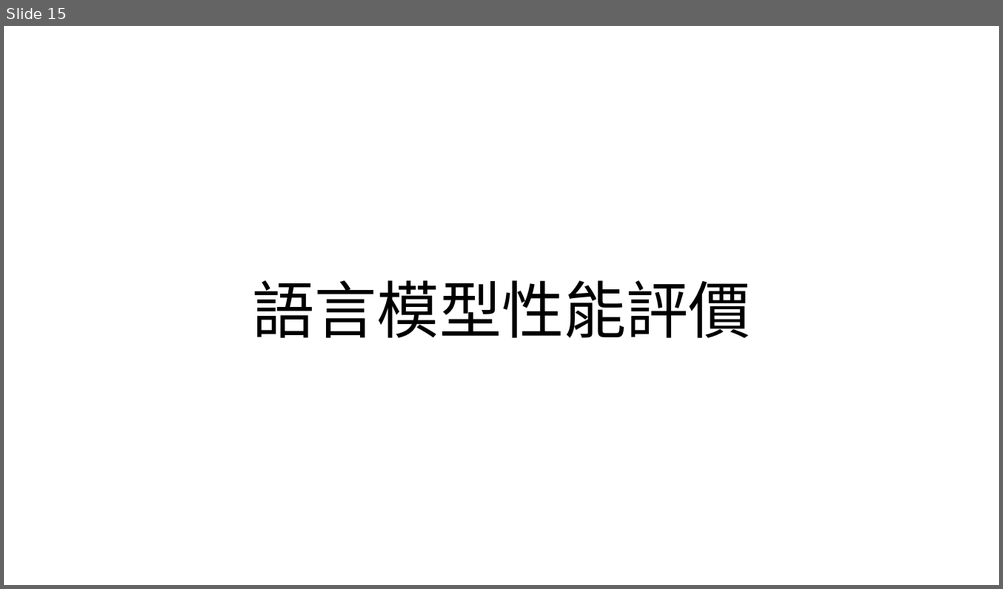
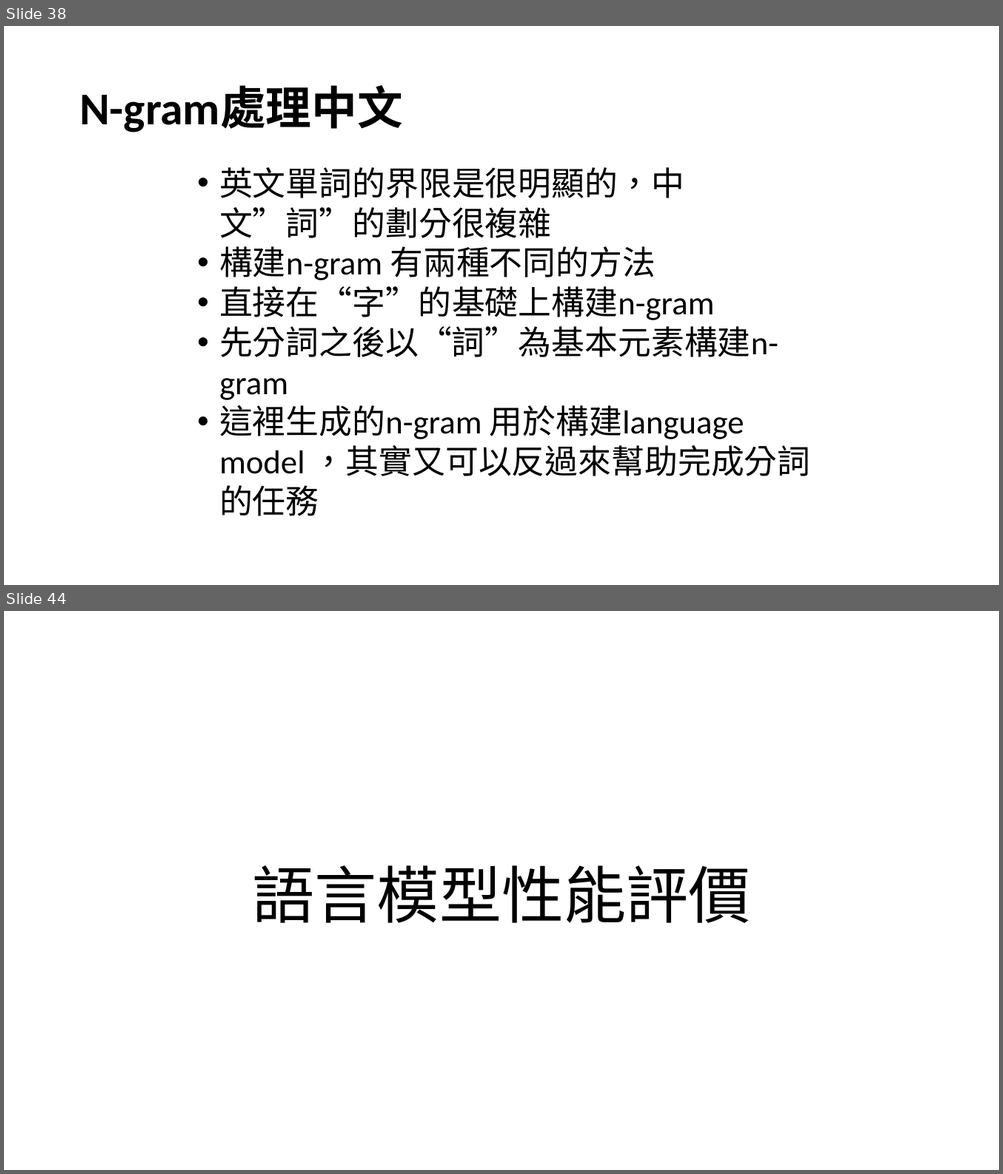
Before and after one commit to joshhu/nlp_must2022, a slide deck: lecture03.pptx. Shown one above the other, each under a label of ours: slide 15 before the commit, slides 38 and 44 after it; the slides between them are not shown. The pictures are 1003x589 and 1003x1174 pixels, drawn with LibreOffice and Linux fonts; fonts in the diff are those of the drawing. Boxes give left, top, right and bottom in pixels: in the first picture for what was removed or moved away, otherwise in the second. Text is boxed around its words. In the diff, an @@ line names an element or a change of style, - is before the commit and + after.

```diff
--- a/lecture03.pptx
+++ b/lecture03.pptx
@@ slide 38 added at <box>4,26,999,585</box>, background #FFFFFF @@
@@ title added at <box>79,87,402,133</box>, 44 pt, text #000000, bold @@
+N-gram處理中文
@@ text added at <box>219,167,811,517</box>, 32 pt, text #000000 @@
+• 英文單詞的界限是很明顯的，中文”詞”的劃分很複雜
+• 構建n-gram 有兩種不同的方法
+• 直接在“字”的基礎上構建n-gram
+• 先分詞之後以“詞”為基本元素構建n-gram
+• 這裡生成的n-gram 用於構建language model ，其實又可以反過來幫助完成分詞的任務
@@ what was slide 15 is now slide 44 @@
```
Also in this commit, not shown: 4 slides changed, 28 other slides added, 13 other files.
